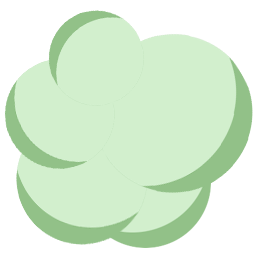
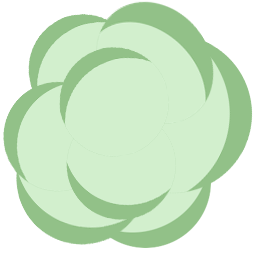
Layer changes from the first 256×256 image to the second:
added layer "Puff copy 7" above "Puff copy 6" over [59, 46, 170, 158]
added layer "Puff copy 6" above "Puff copy 5" over [66, 110, 177, 220]
added layer "Puff copy 5" above "Puff copy 3" over [95, 1, 215, 124]
moved "Puff copy 3" above "Puff copy 4", painted on it over [3, 59, 115, 192]
painted on "Puff copy 4" over [28, 10, 145, 124]
painted on "Puff copy 2" over [93, 33, 253, 194]
